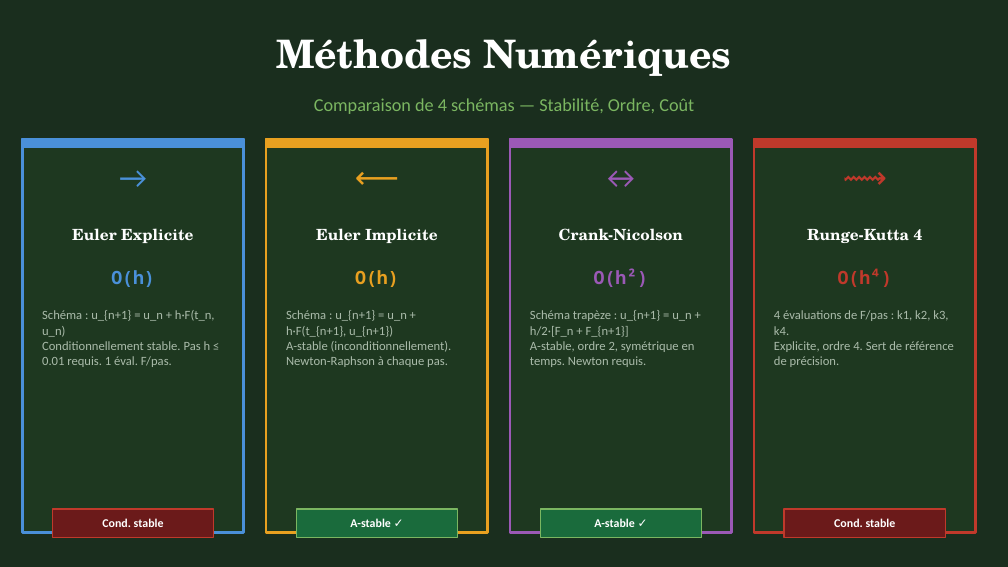
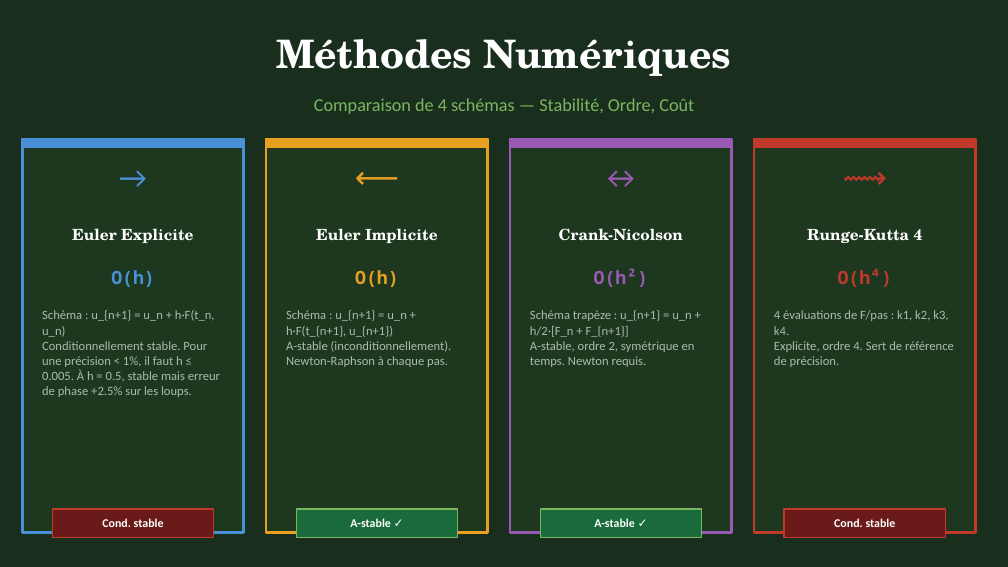
Before and after one commit to evrardlecureur/ProjetAN, a slide deck: slide 5 of cascade_trophique.pptx. Drawn at 1008x567 pixels with LibreOffice and Linux fonts; fonts in the diff are those of the drawing. Boxes give left, top, right and bottom in pixels: in the first picture for what was removed or moved away, otherwise in the second. Text is boxed around its words. In the diff, an @@ line names an element or a change of style, - is before the commit and + after.

```diff
--- a/cascade_trophique.pptx
+++ b/cascade_trophique.pptx
@@ text at bbox=[42, 341, 220, 397]: text changed @@
-Conditionnellement stable. Pas h ≤ 0.01 requis. 1 éval. F/pas.
+Conditionnellement stable. Pour une précision < 1%, il faut h ≤ 0.005. À h = 0.5, stable mais erreur de phase +2.5% sur les loups.
```
Also in this commit, not shown: 2 other slides changed.
